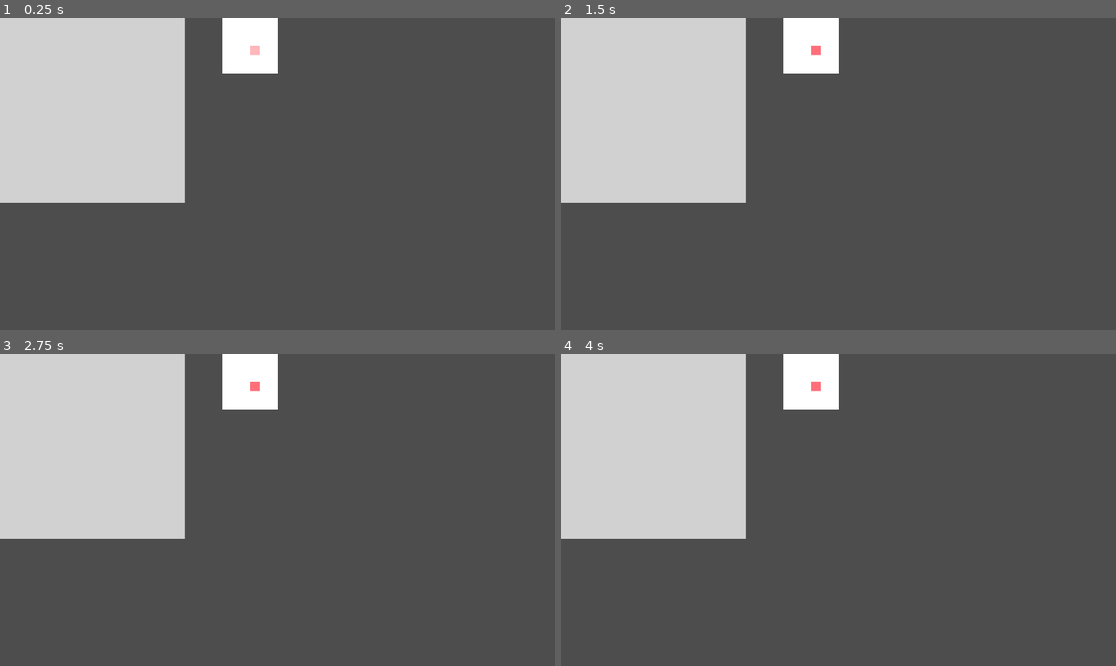
Above: before the commit, frames 1-4 (two rows, left to right).
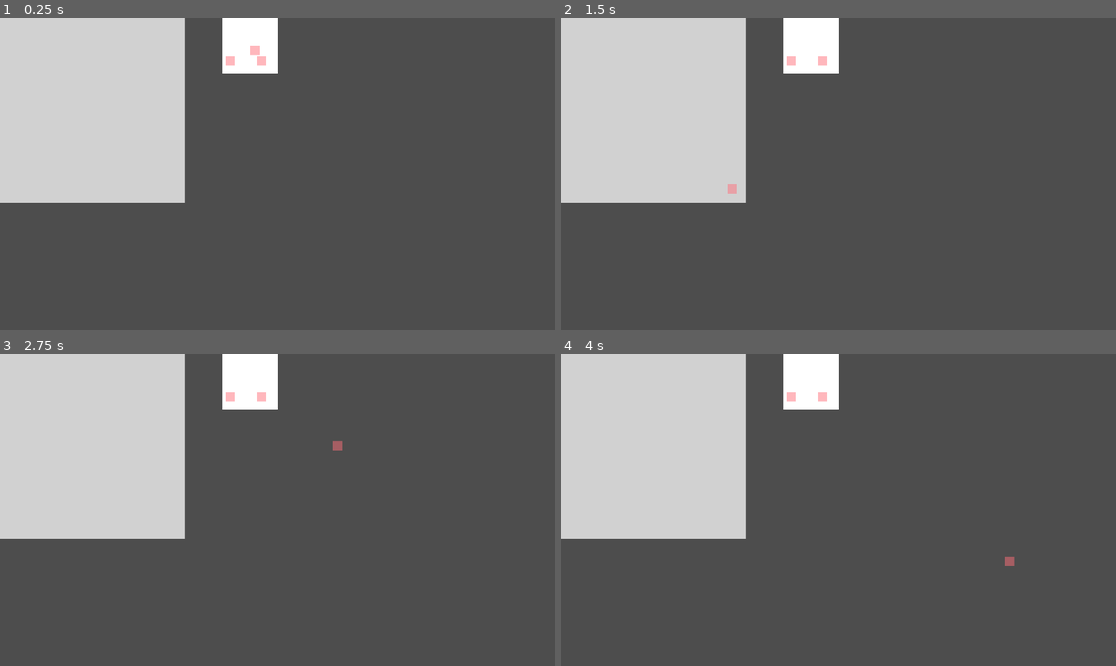
Above: after the commit, the same moments.

Repository: rrebane/ld-54-chelys
Game: Godot game, scene res://scenes/backpack.tscn
Two runs of this game, one before a commit and one after it. Both use one fixed random seed, a clock stepped at 60 frames per second and the inputs below. This scene is started directly instead of the project's main scene.
Inputs (mouse positions are in pixels of both pictures, inside the frame that each line leads up to):
- Up to frame 1 (0.25 s): no input
- Up to frame 2 (1.5 s): tap Enter at 0.5 s; move the mouse to (816, 49) at 0.52 s; click (816, 49) at 0.67 s; tap Space at 1.25 s; move the mouse to (727, 189) at 1.27 s; click (727, 189) at 1.42 s
- Up to frame 3 (2.75 s): tap Enter at 2 s; move the mouse to (333, 441) at 2.02 s; click (333, 441) at 2.17 s
- Up to frame 4 (4 s): tap Space at 2.75 s; move the mouse to (810, 572) at 2.77 s; click (810, 572) at 2.92 s; tap Enter at 3.5 s; move the mouse to (1005, 556) at 3.52 s; click (1005, 556) at 3.67 s

The runs differ from the first frame. In frame 1, 0.1% of the frame differs, in the area x 40-48%, y 12-16%; in frame 2, 0.2%; in frame 3, 0.2%, in the area x 40-62%, y 8-31%; in frame 4, 0.2%.

Commit message:
Make tweaks

Diff:
--- a/scenes/backpack.tscn
+++ b/scenes/backpack.tscn
@@ -16,4 +16,10 @@
 position = Vector2(0, 79)
 texture = ExtResource("2_8qf5s")
 
+[node name="Item3" parent="Node2D/StashBg" instance=ExtResource("3_y7urc")]
+position = Vector2(23, 36)
+
 [node name="Item" parent="Node2D/StashBg" instance=ExtResource("3_y7urc")]
+position = Vector2(-86, 36)
+
+[node name="Item2" parent="Node2D/StashBg" instance=ExtResource("3_y7urc")]
--- a/scenes/item.tscn
+++ b/scenes/item.tscn
@@ -20,30 +20,10 @@
 	if in_place:
 		return
 
-	if not is_selected:
-		if Input.is_action_just_pressed(\"ui_accept\"):
-			var areas = get_overlapping_areas()
-			if areas.size() == 0:
-				set_in_place()
-
-
-		var new_position = global_position
-
-		if Input.is_action_just_pressed(\"ui_left\"):
-			new_position.x -= 32
-		if Input.is_action_just_pressed(\"ui_right\"):
-			new_position.x += 32
-		if Input.is_action_just_pressed(\"ui_up\"):
-			new_position.y -= 32
-		if Input.is_action_just_pressed(\"ui_down\"):
-			new_position.y += 32
-
-		global_position = new_position
-	else:
+	if is_selected:
 		followMouse()
 
 	if is_over_inventory:
-
 		var x_mod = int(global_position.x) % 32
 		var y_mod = int(global_position.y) % 32
 
@@ -57,12 +37,14 @@
 
 func _on_input_event(viewport, event, shape_idx):
 	if event is InputEventMouseButton and event.button_index == MOUSE_BUTTON_LEFT:
-		if event.pressed:
+		if event.pressed and not is_selected:
 			is_selected = true
-		else:
-			is_selected = false
-			set_in_place()
-	pass # Replace with function body.
+			return
+		if event.pressed and is_selected:
+
+			var could_set = try_set()
+			if could_set:
+				is_selected = false
 
 
 
@@ -82,9 +64,17 @@
 
 	pass # Replace with function body.
 
-func set_in_place():
-	in_place = true
-	modulate = Color(1, 1, 1, 1)
+func try_set():
+	var areas = get_overlapping_areas()
+	var is_blocked = false
+	for area in areas:
+		if area.is_in_group('item'):
+			is_blocked = true
+	if not is_blocked:
+		in_place = true
+		modulate = Color(1, 1, 1, 1)
+		return true
+	return false
 "
 
 [sub_resource type="RectangleShape2D" id="RectangleShape2D_nwij5"]
